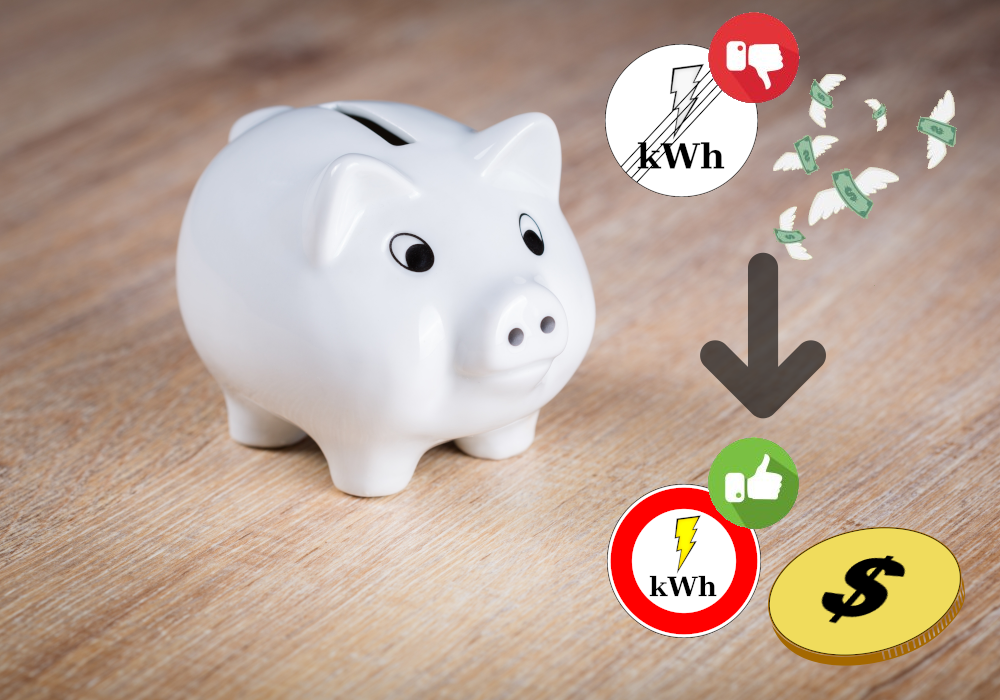
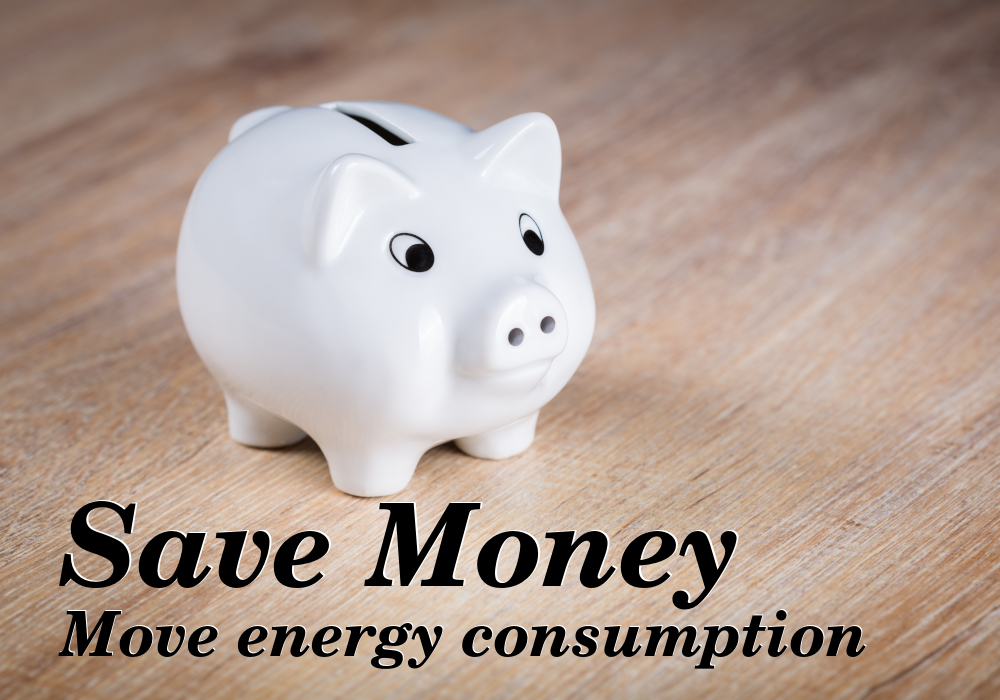
Two versions of the same layered image (1000x700). Layer-by-layer changes:
moved "Pasted Layer #3" into group "TooHigh" over [605, 44, 758, 197]
moved "Pasted Layer #4" into group "TooHigh" over [773, 74, 957, 286]
moved "Pasted Layer #5" into group "TooHigh" over [708, 12, 800, 103]
moved "Pasted Layer #2" into group "Save" over [607, 484, 761, 638]
moved "$" into group "Save" over [820, 555, 906, 624]
moved "Pasted Layer" into group "Save" over [768, 527, 966, 666]
moved "Pasted Layer #6" into group "Save" over [708, 437, 799, 529]
moved "Arrow" into group "Other" over [700, 252, 826, 419]
added group "Move text" with 2 layers above "Save text" over [58, 609, 867, 669]
added layer "Move energy consumption" in group "Move text" over [58, 610, 866, 669]
added layer "Move energy consumption #1" in group "Move text" over [59, 609, 867, 668]
added group "Save text" with 2 layers above "Layer" over [59, 500, 739, 610]
added layer "Save Money" in group "Save text" over [59, 501, 737, 610]
added layer "Save Money #1" in group "Save text" over [61, 500, 739, 609]
